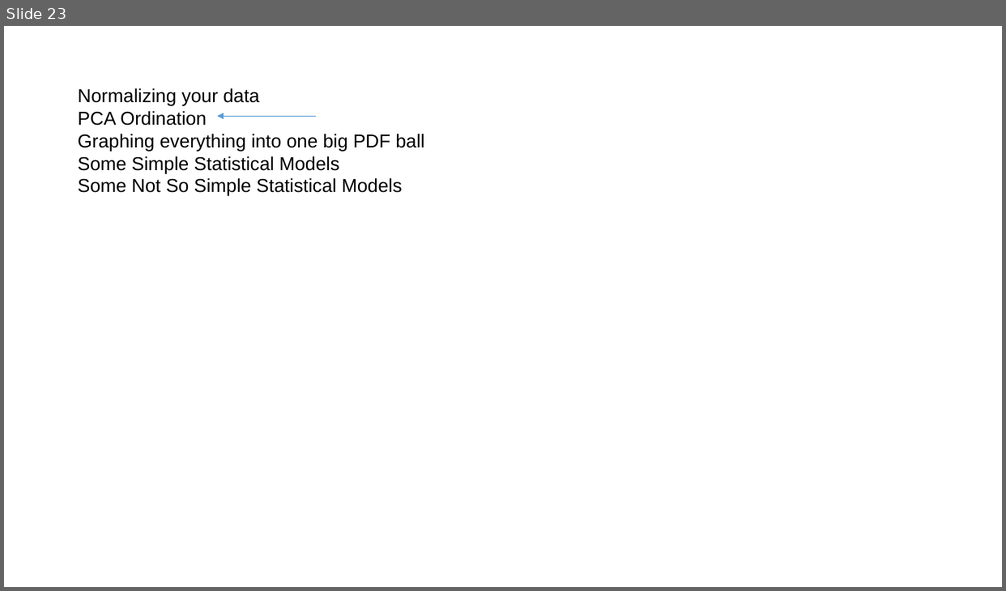
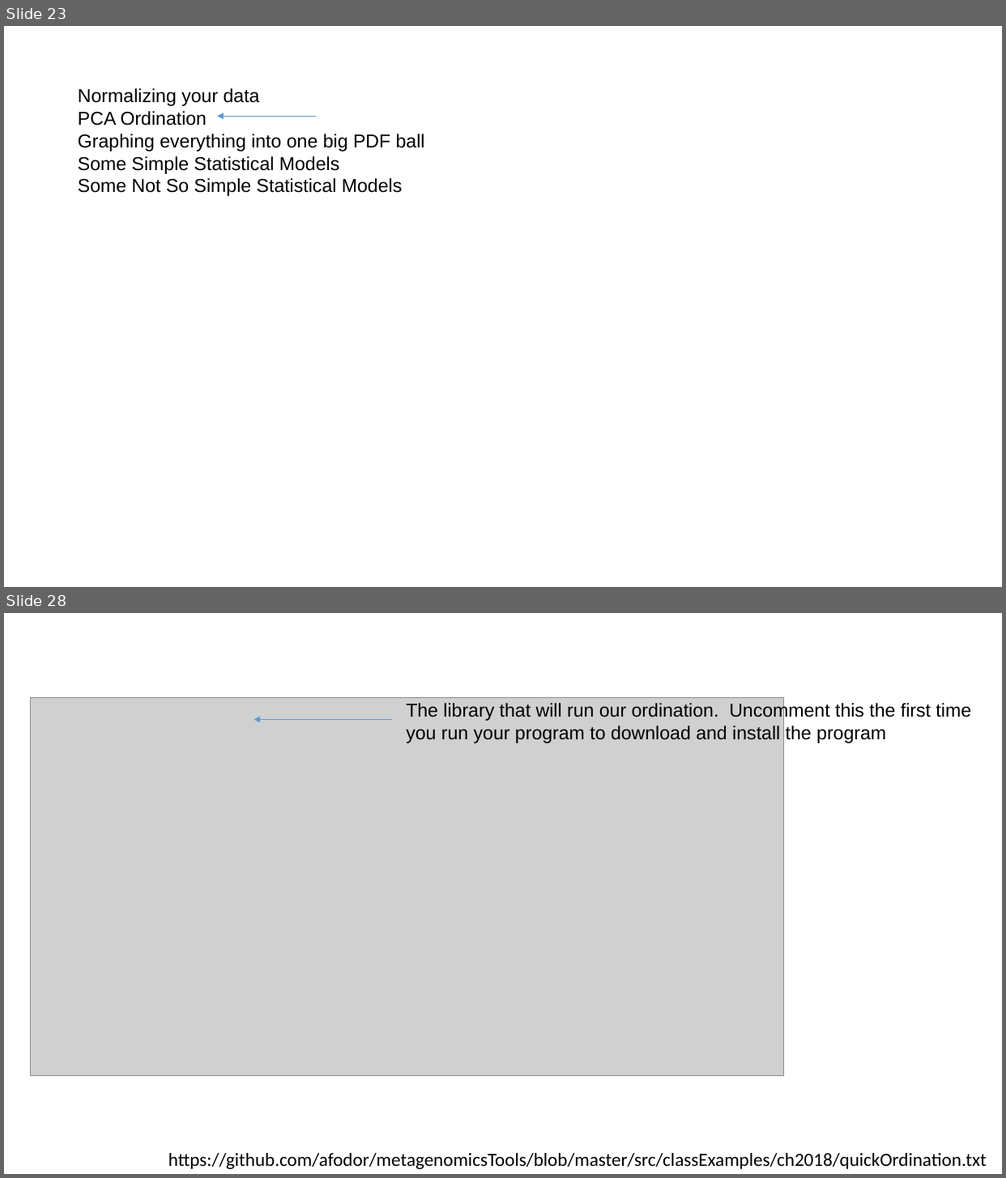
Before and after one commit to afodor/afodor.github.io, a slide deck: classes/ChapelHill2018/ch.pptx. Shown one above the other, each under a label of ours: slide 23 before the commit, slides 23 and 28 after it; the slides between them are not shown. The pictures are 1006x591 and 1006x1178 pixels, drawn with LibreOffice and Linux fonts; fonts in the diff are those of the drawing; grey boxes stand for pictures. Boxes give left, top, right and bottom in pixels: in the first picture for what was removed or moved away, otherwise in the second. Text is boxed around its words. In the diff, an @@ line names an element or a change of style, - is before the commit and + after.

```diff
--- a/classes/ChapelHill2018/ch.pptx
+++ b/classes/ChapelHill2018/ch.pptx
@@ slide 28 added at (4,613,1002,1174), background #FFFFFF @@
@@ picture added at (30,697,783,1076) @@
@@ text added at (406,702,971,743), 18 pt, text #000000 @@
+The library that will run our ordination. Uncomment this the first time
+you run your program to download and install the program
@@ arrow added from (393, 719) to (254, 719), #5B9BD5 0.5 pt @@
@@ text added at (168,1153,987,1169), 18 pt, text #000000 @@
+https://github.com/afodor/metagenomicsTools/blob/master/src/classExamples/ch2018/quickOrdination.txt
```
Also in this commit, not shown: 21 other slides added.
